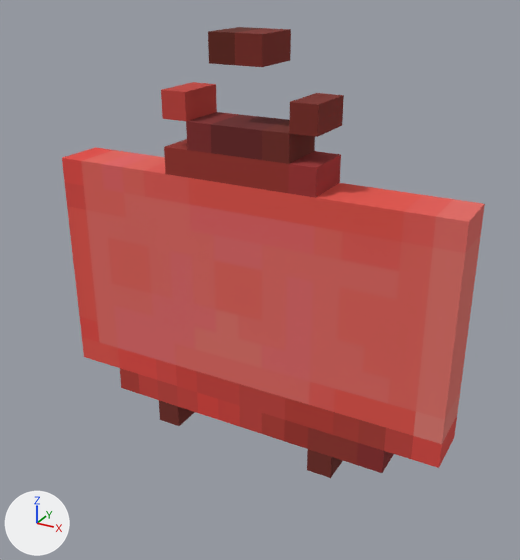
The glTF model assets/generated/props/railway-red.glb as it was, and as the next commit left it.
Camera for both pictures: a 50 mm lens placed at (12.35, -21.79, 18.01), pointed at (0.46, -0.15, 7.2). Lighting does not change. The marker at lower left points along +X, +Y and +Z. The first picture is the older version. Vertices at exactly the same position are counted once.

The first picture shows 'prop'.
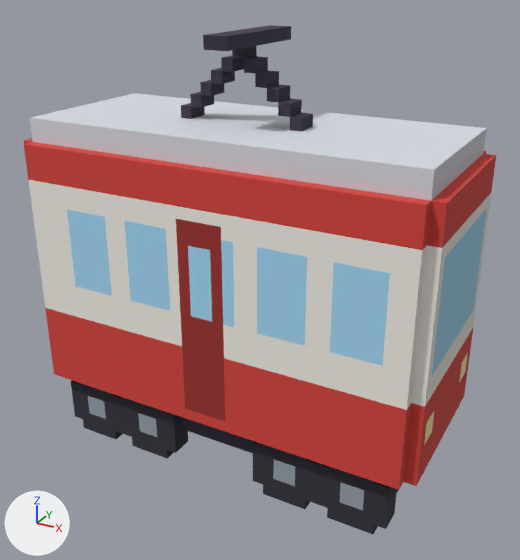
What differs and where, as boxes [x1, y1, x2, y2] in the pictures (520 x 560 px):
```json
{"object": "prop", "change": "reshaped", "before": [62, 27, 485, 478], "after": [24, 25, 496, 534], "on screen": "12% wider, 13% taller"}
{"part": 1, "of": "me_prop", "change": "rebuilt", "before": [62, 82, 485, 478], "after": [24, 25, 496, 534], "on screen": "12% wider, 28% taller"}
{"part": 2, "of": "me_prop", "change": "deleted", "before": [208, 27, 291, 67], "on screen": "red"}
```

Scene script edits in JSON lines:
```json
{"block": "me_prop", "where": "# used by ob_prop; location = (0.0, 0.0, 0.0)"}
{"op": "remove", "block": "me_prop", "code": "me_prop.from_pydata(...)  # 348 vertices, 560 faces; spans x -8.0..8.0, y -1.0..1.0, z 0.0..16.0"}
{"op": "add", "block": "me_prop", "code": "me_prop.from_pydata(...)  # 587 vertices, 794 faces; spans x -7.8..7.8, y -3.5..3.5, z 0.0..16.0"}
{"block": "me_prop", "change": "me_prop part 1: the loose piece of 336 vertices spanning x -8.0..8.0, y -1.0..1.0, z 0.0..14.0 is rebuilt with 587 vertices and now spans x -7.8..7.8, y -3.5..3.5, z 0.0..16.0"}
{"block": "me_prop", "change": "me_prop part 2: the loose piece of 12 vertices spanning x -1.0..1.0, y -1.0..1.0, z 15.0..16.0 is deleted"}
```
